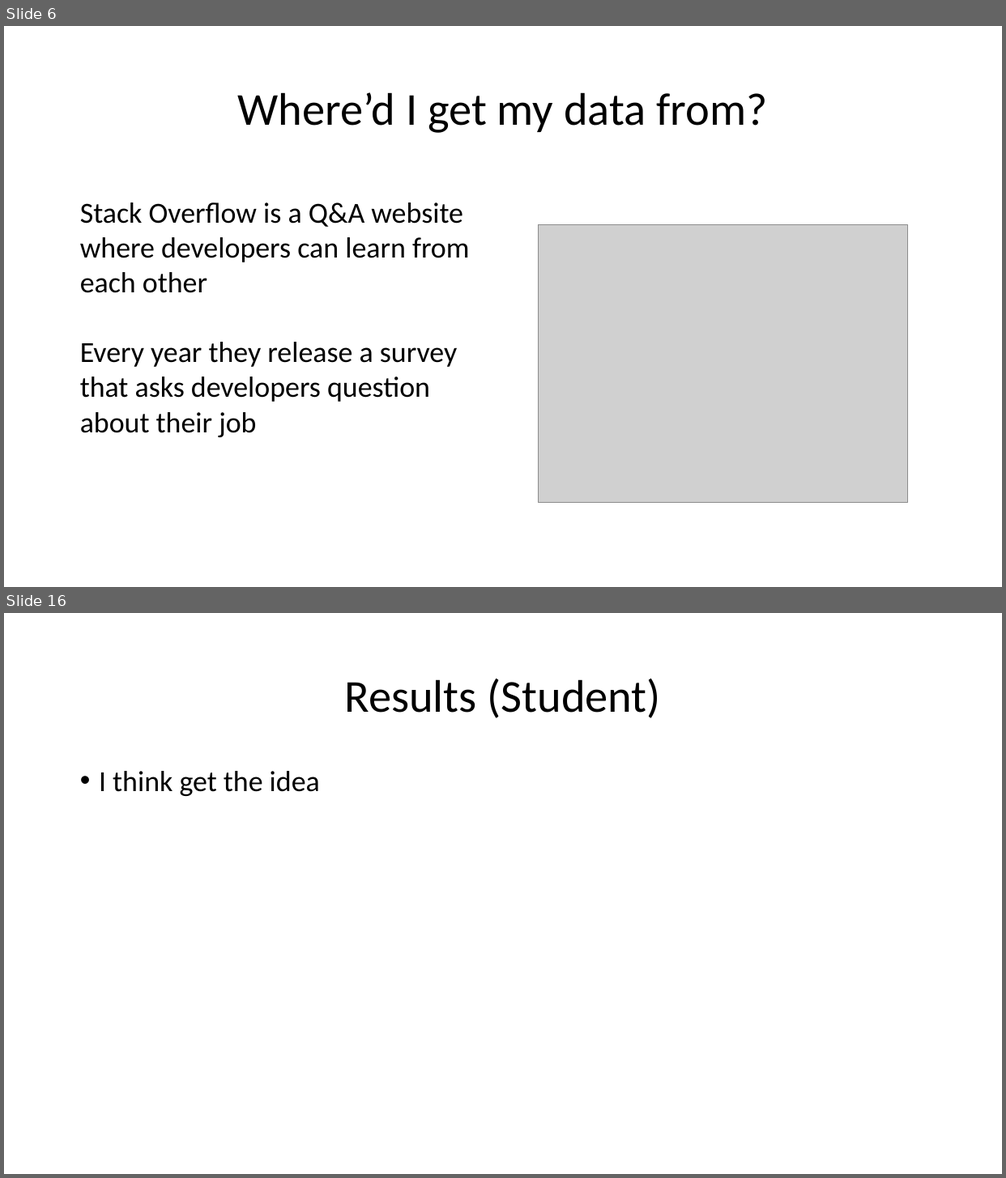
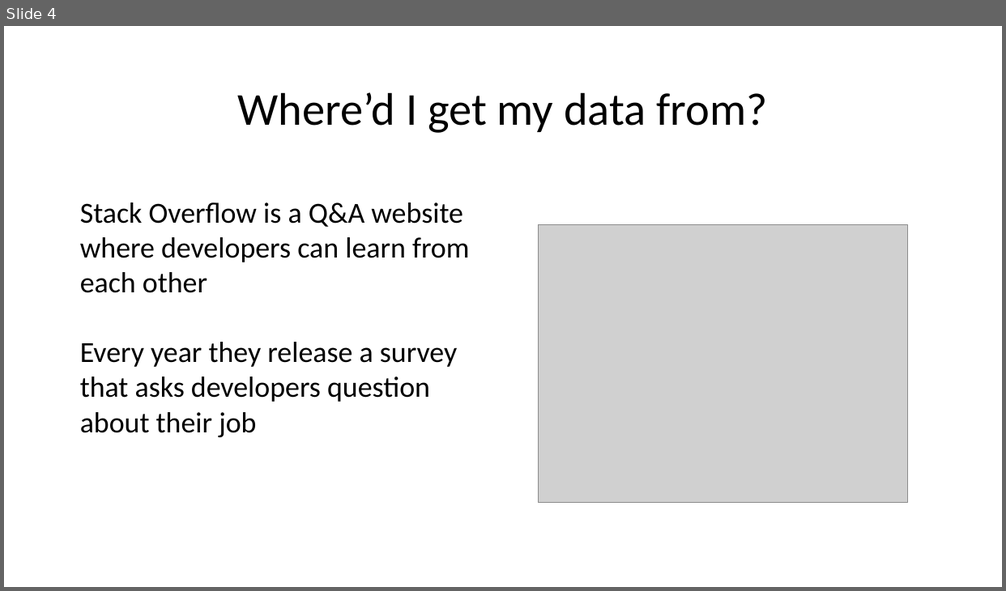
Before and after one commit to Iotaslair/DM-ML-Personal-Project, a slide deck: Presentations/For Me/Presentation.pptx. Shown one above the other, each under a label of ours: slides 6 and 16 before the commit, slide 4 after it; the slides between them are not shown. The pictures are 1006x1178 and 1006x591 pixels, drawn with LibreOffice and Linux fonts; fonts in the diff are those of the drawing; grey boxes stand for pictures. Boxes give left, top, right and bottom in pixels: in the first picture for what was removed or moved away, otherwise in the second. Text is boxed around its words. In the diff, an @@ line names an element or a change of style, - is before the commit and + after.

```diff
--- a/Presentations/For Me/Presentation.pptx
+++ b/Presentations/For Me/Presentation.pptx
@@ slide 16 removed at <box>4,613,1002,1174</box>, background #FFFFFF @@
@@ title removed at <box>344,679,661,718</box> @@
-Results (Student)
@@ text removed at <box>99,771,320,796</box> @@
-• I think get the idea
@@ what was slide 6 is now slide 4 @@
```
Also in this commit, not shown: 6 slides changed, 9 slides added, 9 other slides removed, 4 other files.
